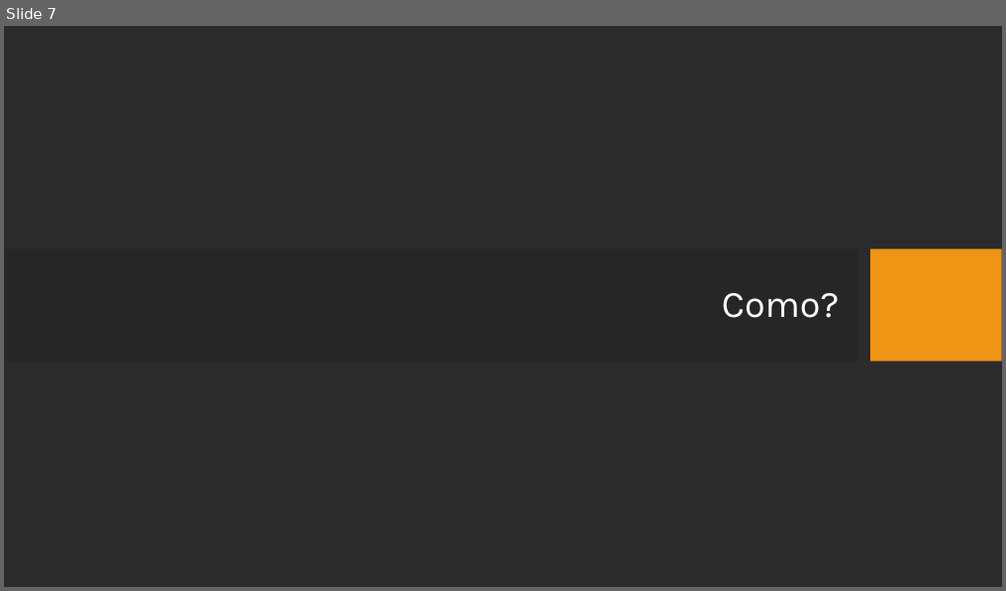
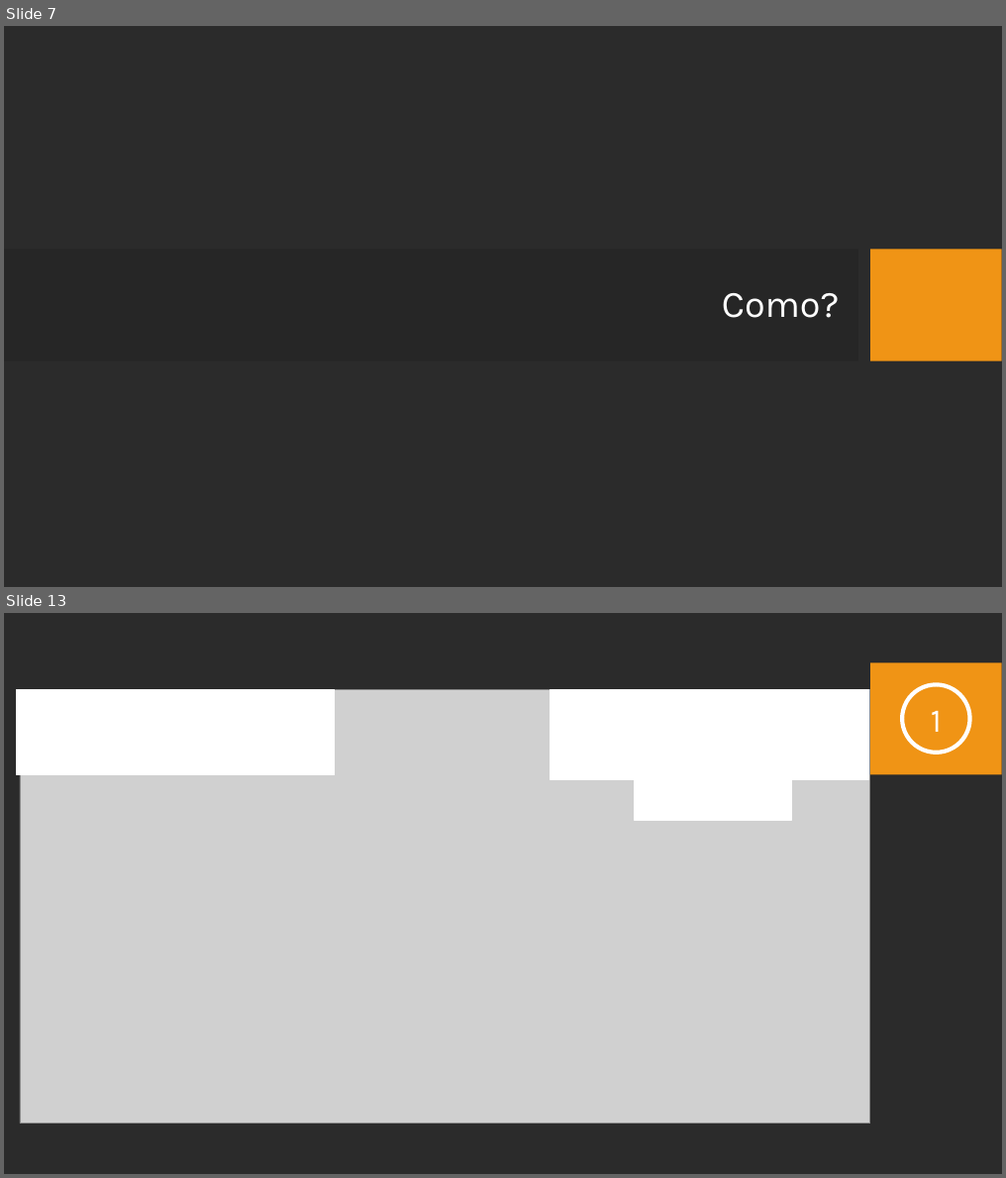
Before and after one commit to JDSBCC/Indexacao-de-Documentos-Clinicos, a slide deck: Dissertacao/4. Defesa da dissertação.pptx. Shown one above the other, each under a label of ours: slide 7 before the commit, slides 7 and 13 after it; the slides between them are not shown. The pictures are 1006x591 and 1006x1178 pixels, drawn with LibreOffice and Linux fonts; fonts in the diff are those of the drawing; grey boxes stand for pictures; background and template pictures are left out; a plain dark background stands for a picture behind light text. Boxes give left, top, right and bottom in pixels: in the first picture for what was removed or moved away, otherwise in the second. Text is boxed around its words. In the diff, an @@ line names an element or a change of style, - is before the commit and + after.

```diff
--- a/Dissertacao/4. Defesa da dissertação.pptx
+++ b/Dissertacao/4. Defesa da dissertação.pptx
@@ slide 13 added at (x1=4, y1=613, x2=1002, y2=1174), background picture (left out) @@
@@ rectangle added at (x1=871, y1=663, x2=1002, y2=775), fill #F09415 @@
@@ ellipse added at (x1=902, y1=685, x2=970, y2=753), outline #FFFFFF 4 pt @@
@@ group added at (x1=17, y1=689, x2=870, y2=1124): 3 rectangles, 1 picture @@
@@ text added at (x1=931, y1=711, x2=942, y2=732), 32 pt, text #FFFFFF @@
+1
```
Also in this commit, not shown: 12 slides changed, 4 other slides added, 1 slide removed, 7 other files.
